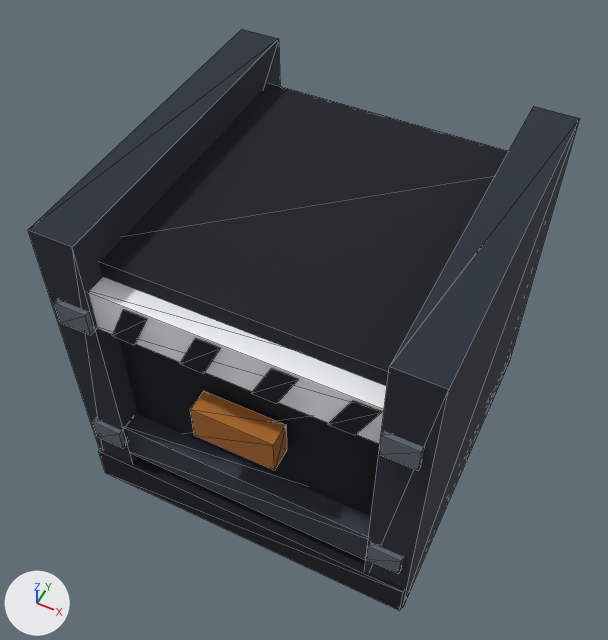
Two versions of the OBJ model Resources/course_meshes/RouteBarricadePanel/RouteBarricadePanel.obj, one commit apart.
Rendered twice from a 50 mm camera at (1.35, -2.9, 3.49) aimed at (-0.06, -0.07, -0.04). Every picture has the same lights, and +X, +Y and +Z are marked at lower left. The older version comes first. Mesh edges are drawn as thin lines. Where no turn or scale is listed for an object, it has been applied to the vertices. Vertices at exactly the same position are counted once.

Objects in the first picture: 'RouteBarricadePanel'.
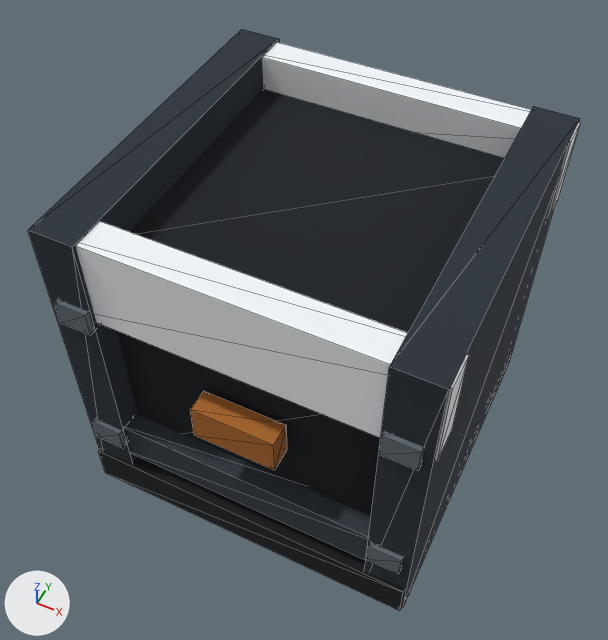
Edits to the bpy script that builds the scene:
```text
Change me_routebarricadepanel:
    used by ob_routebarricadepanel; location = (0.0, 0.0, 0.0)
    remove me_routebarricadepanel.from_pydata(...)  # 176 vertices, 232 faces; spans x -0.98..0.98, y -0.99..0.99, z -0.99..0.98
    add me_routebarricadepanel.from_pydata(...)  # 144 vertices, 216 faces; spans x -0.99..0.99, y -0.99..0.99, z -0.99..0.98
    me_routebarricadepanel part 1: a new loose piece, a box spanning x -0.99..0.99, y 0.76..0.94, z 0.47..0.97, in mat_surface (picture img_routebarricadepanel_bmp)
    me_routebarricadepanel part 2: a new loose piece, a box spanning x -0.99..0.99, y -0.94..-0.76, z 0.47..0.97, in mat_surface (picture img_routebarricadepanel_bmp)
    me_routebarricadepanel part 3: 10 loose pieces with 48 vertices, spanning x -0.82..0.82, y -0.95..0.95, z 0.42..0.68, are deleted
```

Location of each change, [x1, y1, x2, y2] in pixels of the pictures (608 x 640 px):
part 1 of me_routebarricadepanel, added
    after: [225, 42, 580, 218]
part 2 of me_routebarricadepanel, added
    after: [29, 213, 469, 461]
part 3 of me_routebarricadepanel, deleted
    before: [89, 277, 387, 444]
